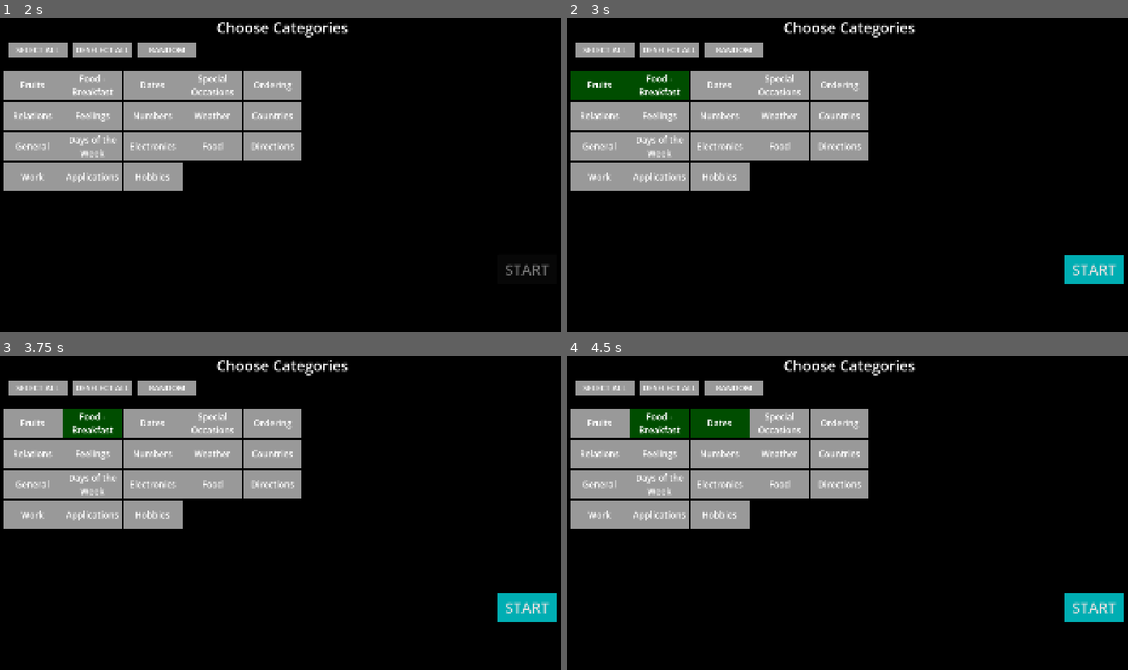
Above: before the commit, frames 1-4 (two rows, left to right).
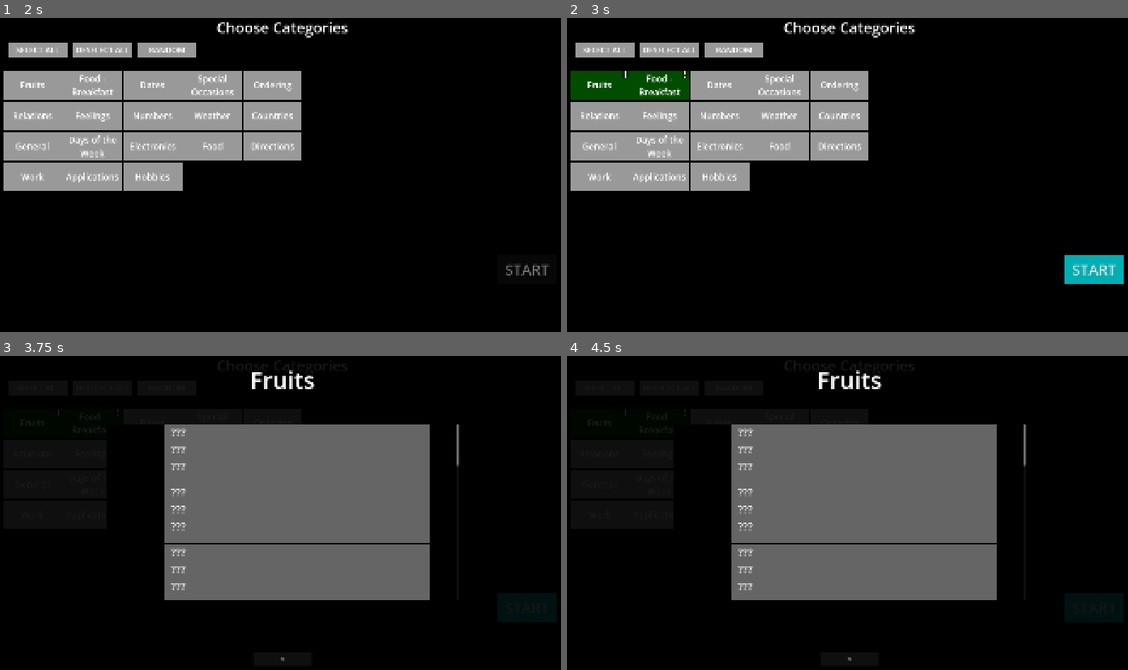
Above: after the commit, the same moments.

Repository: mathew-tran/chinese-learner
Game: Godot game, scene res://Scenes/Main.tscn
The game is run twice, just before and just after one commit, with the same random seed, the same clock (stepped at 60 frames per second) and the same inputs.
Inputs (mouse positions are in pixels of both pictures, inside the frame that each line leads up to):
- Up to frame 1 (2 s): click (291, 196) at 0.52 s; type "Alex" at 0.6 s; click "Resource" at 1.25 s
- Up to frame 2 (3 s): click "Fruits" at 2 s; click "Food - Breakfast" at 2.75 s
- Up to frame 3 (3.75 s): click (56, 412) at 3.52 s
- Up to frame 4 (4.5 s): click "Dates" at 4.25 s

Frame 1 is identical in both runs. In frame 2, less than 0.1% of the frame differs, in the area x 9-22%, y 16-20%; in frame 3, 41%; in frame 4, 41%, in the area x 0-100%, y 1-98%.
Error in both runs: Invalid access of index '0' on a base object of type: 'PackedStringArray'. (res://Scripts/Autoloads/Helper.gd:10)

Commit message:
working on sentence history -- showing player history of how well they do with certain sentences

Diff:
--- a/DataTypes/ResultData.gd
+++ b/DataTypes/ResultData.gd
@@ -13,6 +13,30 @@
 func HasPassed():
 	return Correct == 1 and Tries <= 0 and Skipped <= 0
 
+func GetData():
+	return {
+		"Tries" : Tries,
+		"Skipped" : Skipped,
+		"Correct" : Correct,
+	}
+
+func LoadData(data):
+	Tries = data["Tries"]
+	Skipped = data["Skipped"]
+	Correct = data["Correct"]
+
+
+func CombineResult(resultDataJSON):
+	Tries += resultDataJSON["Tries"]
+	Skipped += resultDataJSON["Skipped"]
+	Correct += resultDataJSON["Correct"]
+
+func GetCorrectGuesses():
+	return Correct
+
+func GetTotalGuesses():
+	return Correct + Skipped + Tries
+
 func GetFailStatusString():
 	var str = ""
 	if Tries > 0:
--- a/DataTypes/SentenceData.gd
+++ b/DataTypes/SentenceData.gd
@@ -5,3 +5,6 @@
 @export_multiline var Sentence = ""
 @export_multiline var TranslatedSentence = ""
 @export_multiline var Pinyin = ""
+
+func GetUniqueID():
+	return resource_path.split("/")[-1]
--- /dev/null
+++ b/Prefabs/CategoryInfo.tscn
@@ -0,0 +1,69 @@
+[gd_scene load_steps=4 format=3 uid="uid://ns5w07dr7x6n"]
+
+[ext_resource type="Script" uid="uid://c4v8rtyt3k7a4" path="res://Scripts/CategoryInfo.gd" id="1_wqy42"]
+[ext_resource type="PackedScene" uid="uid://fbs0uuh22fl0" path="res://Prefabs/SentenceHistoryButton.tscn" id="2_ijrqy"]
+
+[sub_resource type="StyleBoxFlat" id="StyleBoxFlat_4kpch"]
+bg_color = Color(0, 0, 0, 0.901961)
+
+[node name="CategoryInfo" type="Panel"]
+custom_minimum_size = Vector2(1920, 1080)
+anchors_preset = 15
+anchor_right = 1.0
+anchor_bottom = 1.0
+grow_horizontal = 2
+grow_vertical = 2
+theme_override_styles/panel = SubResource("StyleBoxFlat_4kpch")
+script = ExtResource("1_wqy42")
+
+[node name="ExitButton" type="Button" parent="."]
+custom_minimum_size = Vector2(200, 50)
+layout_mode = 1
+anchors_preset = 7
+anchor_left = 0.5
+anchor_top = 1.0
+anchor_right = 0.5
+anchor_bottom = 1.0
+offset_left = -100.0
+offset_top = -65.0
+offset_right = 100.0
+offset_bottom = -15.0
+grow_horizontal = 2
+grow_vertical = 0
+text = "X"
+
+[node name="Title" type="Label" parent="."]
+layout_mode = 1
+anchors_preset = 10
+anchor_right = 1.0
+offset_bottom = 178.0
+grow_horizontal = 2
+theme_override_font_sizes/font_size = 80
+text = "CATEGORYNAME"
+horizontal_alignment = 1
+vertical_alignment = 1
+
+[node name="ScrollContainer" type="ScrollContainer" parent="."]
+custom_minimum_size = Vector2(1200, 600)
+layout_mode = 1
+anchors_preset = 8
+anchor_left = 0.5
+anchor_top = 0.5
+anchor_right = 0.5
+anchor_bottom = 0.5
+offset_left = -300.0
+offset_top = -300.0
+offset_right = 300.0
+offset_bottom = 300.0
+grow_horizontal = 2
+grow_vertical = 2
+horizontal_scroll_mode = 0
+
+[node name="VBoxContainer" type="VBoxContainer" parent="ScrollContainer"]
+layout_mode = 2
+alignment = 1
+
+[node name="Button" parent="ScrollContainer/VBoxContainer" instance=ExtResource("2_ijrqy")]
+layout_mode = 2
+
+[connection signal="button_up" from="ExitButton" to="." method="_on_exit_button_button_up"]
--- /dev/null
+++ b/Prefabs/GradeBox.tscn
@@ -0,0 +1,34 @@
+[gd_scene load_steps=2 format=3 uid="uid://b21ykfis8l3sp"]
+
+[ext_resource type="Script" uid="uid://cox44da5n5b4c" path="res://Scripts/GradeBox.gd" id="1_k7uxw"]
+
+[node name="GradeBox" type="VBoxContainer"]
+offset_right = 200.0
+offset_bottom = 202.0
+alignment = 1
+script = ExtResource("1_k7uxw")
+
+[node name="GradeLabel" type="Label" parent="."]
+self_modulate = Color(0, 0, 0, 1)
+layout_mode = 2
+text = "GRADE"
+horizontal_alignment = 1
+
+[node name="GradeValue" type="Label" parent="."]
+self_modulate = Color(0, 0, 0, 1)
+layout_mode = 2
+theme_override_font_sizes/font_size = 70
+text = "A"
+horizontal_alignment = 1
+
+[node name="Accuracy" type="Label" parent="."]
+self_modulate = Color(0, 0, 0, 1)
+layout_mode = 2
+text = "81.2%"
+horizontal_alignment = 1
+
+[node name="Stat" type="Label" parent="."]
+self_modulate = Color(0, 0, 0, 1)
+layout_mode = 2
+text = "62/100"
+horizontal_alignment = 1
--- a/Prefabs/ModuleButton.tscn
+++ b/Prefabs/ModuleButton.tscn
@@ -1,6 +1,7 @@
-[gd_scene load_steps=5 format=3 uid="uid://lcb1uuqo0eie"]
+[gd_scene load_steps=6 format=3 uid="uid://lcb1uuqo0eie"]
 
 [ext_resource type="Script" uid="uid://txvenq2okq17" path="res://Scripts/ModuleButton.gd" id="1_y0ekh"]
+[ext_resource type="Texture2D" uid="uid://jqit24a50vlk" path="res://Art/Info.png" id="2_3v3jo"]
 
 [sub_resource type="StyleBoxFlat" id="StyleBoxFlat_y0ekh"]
 
@@ -28,4 +29,17 @@
 vertical_alignment = 1
 autowrap_mode = 2
 
+[node name="InfoButton" type="Button" parent="."]
+custom_minimum_size = Vector2(50, 50)
+layout_mode = 0
+offset_left = 175.0
+offset_right = 225.0
+offset_bottom = 50.0
+scale = Vector2(0.5, 0.5)
+theme_override_font_sizes/font_size = 30
+icon = ExtResource("2_3v3jo")
+icon_alignment = 1
+expand_icon = true
+
 [connection signal="button_up" from="." to="." method="_on_button_up"]
+[connection signal="button_up" from="InfoButton" to="." method="_on_info_button_button_up"]
--- /dev/null
+++ b/Prefabs/SentenceHistoryButton.tscn
@@ -0,0 +1,65 @@
+[gd_scene load_steps=8 format=3 uid="uid://fbs0uuh22fl0"]
+
+[ext_resource type="Script" uid="uid://dv4bx80m6fjbo" path="res://Scripts/SentenceHistoryButton.gd" id="1_ifqeg"]
+[ext_resource type="Resource" uid="uid://5fvmr26kkxty" path="res://Content/Topics/Dayoftheweek/Sentence_Weekend.tres" id="2_jeb25"]
+[ext_resource type="PackedScene" uid="uid://b21ykfis8l3sp" path="res://Prefabs/GradeBox.tscn" id="3_h3xht"]
+
+[sub_resource type="StyleBoxFlat" id="StyleBoxFlat_wqy42"]
+
+[sub_resource type="StyleBoxFlat" id="StyleBoxFlat_ijrqy"]
+
+[sub_resource type="StyleBoxFlat" id="StyleBoxFlat_bo8vk"]
+
+[sub_resource type="StyleBoxFlat" id="StyleBoxFlat_jeb25"]
+bg_color = Color(1, 1, 1, 1)
+
+[node name="Button" type="Button"]
+custom_minimum_size = Vector2(1100, 200)
+theme_override_styles/hover = SubResource("StyleBoxFlat_wqy42")
+theme_override_styles/pressed = SubResource("StyleBoxFlat_ijrqy")
+theme_override_styles/normal = SubResource("StyleBoxFlat_bo8vk")
+script = ExtResource("1_ifqeg")
+SentenceRef = ExtResource("2_jeb25")
+
+[node name="HBoxContainer" type="HBoxContainer" parent="."]
+layout_mode = 0
+offset_right = 40.0
+offset_bottom = 40.0
+theme_override_constants/separation = 20
+
+[node name="Panel" type="Panel" parent="HBoxContainer"]
+custom_minimum_size = Vector2(200, 200)
+layout_mode = 2
+theme_override_styles/panel = SubResource("StyleBoxFlat_jeb25")
+
+[node name="GradeBox" parent="HBoxContainer/Panel" instance=ExtResource("3_h3xht")]
+layout_mode = 0
+
+[node name="VBoxContainer" type="VBoxContainer" parent="HBoxContainer"]
+layout_mode = 2
+
+[node name="Pinyin" type="Label" parent="HBoxContainer/VBoxContainer"]
+custom_minimum_size = Vector2(800, 0)
+layout_mode = 2
+theme_override_font_sizes/font_size = 37
+text = "shou ji"
+vertical_alignment = 1
+autowrap_mode = 2
+
+[node name="TargetText" type="Label" parent="HBoxContainer/VBoxContainer"]
+custom_minimum_size = Vector2(800, 0)
+layout_mode = 2
+theme_override_font_sizes/font_size = 37
+text = "手机"
+vertical_alignment = 1
+autowrap_mode = 2
+
+[node name="TranslatedText" type="Label" parent="HBoxContainer/VBoxContainer"]
+custom_minimum_size = Vector2(800, 0)
+layout_mode = 2
+theme_override_font_sizes/font_size = 37
+text = "Cell phone"
+vertical_alignment = 1
+autowrap_mode = 2
+
+[connection signal="button_up" from="." to="." method="_on_button_up"]
--- a/Scenes/Main.tscn
+++ b/Scenes/Main.tscn
@@ -11,6 +11,7 @@
 [ext_resource type="PackedScene" uid="uid://vkci5daj3uyn" path="res://Prefabs/LanguagePopup.tscn" id="9_vy5pj"]
 [ext_resource type="PackedScene" uid="uid://t1hi81lqi50s" path="res://Prefabs/TopicSelection.tscn" id="10_bmxlf"]
 [ext_resource type="PackedScene" uid="uid://ba4p4wb67v05u" path="res://Prefabs/ResultsScreen.tscn" id="11_4kpch"]
+[ext_resource type="PackedScene" uid="uid://ns5w07dr7x6n" path="res://Prefabs/CategoryInfo.tscn" id="12_grg3l"]
 
 [sub_resource type="StyleBoxFlat" id="StyleBoxFlat_50glp"]
 bg_color = Color(0, 0, 0, 1)
@@ -18,7 +19,7 @@
 [sub_resource type="StyleBoxFlat" id="StyleBoxFlat_vy5pj"]
 bg_color = Color(0, 0.728248, 0.0423615, 1)
 
-[node name="Game" type="Node2D" node_paths=PackedStringArray("TargetText", "PlayerText", "TranslatedText", "AnswerSymbol")]
+[node name="Game" type="Node2D" node_paths=PackedStringArray("TargetText", "PlayerText", "TranslatedText", "AnswerSymbol") groups=["Game"]]
 script = ExtResource("1_r150o")
 Sentence = ExtResource("2_rgh2o")
 TargetText = NodePath("Panel/TargetSentence")
@@ -184,6 +185,11 @@
 grow_horizontal = 1
 grow_vertical = 1
 
+[node name="CategoryInfo" parent="." instance=ExtResource("12_grg3l")]
+visible = false
+offset_right = 1920.0
+offset_bottom = 1080.0
+
 [connection signal="CompletedTalking" from="Panel/TargetSentence" to="." method="_on_target_sentence_completed_talking"]
 [connection signal="OnEnterPressed" from="Panel/TextEdit" to="." method="_on_text_edit_on_enter_pressed"]
 [connection signal="text_changed" from="Panel/TextEdit" to="Panel/TextEdit" method="_on_text_changed"]
--- /dev/null
+++ b/Scripts/Autoloads/Finder.gd
@@ -0,0 +1,4 @@
+extends Node
+
+func GetGame():
+	return get_tree().get_nodes_in_group("Game")[0]
--- a/Scripts/Autoloads/GameData.gd
+++ b/Scripts/Autoloads/GameData.gd
@@ -33,6 +33,27 @@
 	OnLoaded.emit()
 	bLoaded = true
 
+func GetResultData():
+	if Data.has("Results"):
+		return Data["Results"]
+	Data["Results"] = {}
+
+func GetSentenceResult(sentence : SentenceData):
+	var resourceID = sentence.GetUniqueID()
+	GetResultData()
+	if Data.has("Results"):
+		if Data["Results"].has(resourceID):
+			return Data["Results"][resourceID]
+	return null
+
+func UpdateResult(resultData : ResultData):
+	var resourceID = resultData.Sentence.GetUniqueID()
+	GetResultData()
+	if Data.has("Results"):
+		if Data["Results"].has(resourceID):
+			var cachedResult = Data["Results"][resourceID]
+			resultData.CombineResult(cachedResult)
+		Data["Results"][resourceID] = resultData.GetData()
 
 func AwaitValue(key):
 	while bLoaded == false:
@@ -46,4 +67,3 @@
 
 func SetValue(key, value):
 	Data[key] = value
-	Save()
--- a/Scripts/Autoloads/Helper.gd
+++ b/Scripts/Autoloads/Helper.gd
@@ -38,3 +38,20 @@
 			file_paths.append(file_path)
 		file_name = dir.get_next()
 	return file_paths
+
+func GetGradeText(percent):
+	var str = GetGrade(percent)
+	str += "  (" + str(snapped((percent * 100), .01)) + "%)"
+	return str
+
+func GetGrade(percent):
+	percent *= 100
+	if percent <= 59.9:
+		return "F"
+	if percent <= 69.9:
+		return "D"
+	if percent <= 79.9:
+		return "C"
+	if percent <= 89.9:
+		return "B"
+	return "A"
--- /dev/null
+++ b/Scripts/CategoryInfo.gd
@@ -0,0 +1,25 @@
+extends Panel
+
+var ModuleRef : ModuleData
+
+@onready var SentenceHolder = $ScrollContainer/VBoxContainer
+var SentenceHistoryButtonClass = preload("res://Prefabs/SentenceHistoryButton.tscn")
+
+func Update(moduleToShow):
+	ModuleRef = moduleToShow
+	$ScrollContainer.scroll_vertical = 0
+	$Title.text = ModuleRef.ModuleName
+
+	for sentence in SentenceHolder.get_children():
+		sentence.queue_free()
+
+	for sentence in ModuleRef.GetData():
+		var instance =  SentenceHistoryButtonClass.instantiate()
+		instance.SentenceRef = load(sentence)
+		SentenceHolder.add_child(instance)
+
+	visible = true
+
+
+func _on_exit_button_button_up() -> void:
+	visible = false
--- a/Scripts/Game.gd
+++ b/Scripts/Game.gd
@@ -1,4 +1,6 @@
 extends Node2D
+
+class_name Game
 
 @export var Sentence : SentenceData
 
@@ -17,7 +19,8 @@
 enum STATE {
 	SELECT_TEST,
 	DOING_TEST,
-	RESULTS
+	RESULTS,
+	CATEGORY_INFO
 }
 
 var CurrentState = STATE.SELECT_TEST
@@ -36,6 +39,8 @@
 	if CurrentState == STATE.RESULTS:
 		$ResultsScreen.Show(Results)
 
+func ShowCategoryInfo(module):
+	$CategoryInfo.Update(module)
 
 func ChooseNextSentence():
 	$Panel/ProgressBar.value = Index
--- /dev/null
+++ b/Scripts/GradeBox.gd
@@ -0,0 +1,8 @@
+extends VBoxContainer
+
+
+func Setup(value, totalValue):
+	var percent = float(value) / float(totalValue)
+	$GradeValue.text = Helper.GetGrade(percent)
+	$Accuracy.text = "  (" + str(snapped((percent * 100), .01)) + "%)"
+	$Stat.text = str(int(value)) + "/" + str(int(totalValue))
--- a/Scripts/ModuleButton.gd
+++ b/Scripts/ModuleButton.gd
@@ -22,8 +22,10 @@
 	CurrentState = newState
 	if CurrentState == STATE.SELECTED:
 		self_modulate = Color.WEB_GREEN
+		$InfoButton.visible = true
 	else:
 		self_modulate = Color.WHITE
+		$InfoButton.visible = false
 	Updated.emit()
 
 func IsSelected():
@@ -34,3 +36,8 @@
 
 func SetSelection(newState : STATE):
 	ChangeState(newState)
+
+
+
+func _on_info_button_button_up() -> void:
+	Finder.GetGame().ShowCategoryInfo(ModuleRef)
--- a/Scripts/ResultsScreen.gd
+++ b/Scripts/ResultsScreen.gd
@@ -48,16 +48,18 @@
 	var length = len(results)
 
 	var percent = float(correct) / float(len(results))
-	var grade = GetGrade(percent)
+	var grade = Helper.GetGrade(percent)
 	SaySomethingBasedOnGrade(grade)
-	grade += "  (" + str(snapped((percent * 100), .01)) + "%)"
 
 	$VBoxContainer/Correct.Show("Correct", correct)
 	$VBoxContainer/Incorrect.Show("Incorrect", incorrect)
 	$VBoxContainer/Skips.Show("Skips", skips)
 	$VBoxContainer/Total.Show("Total", total)
-	$VBoxContainer/Grade.Show("Grade", grade)
+	$VBoxContainer/Grade.Show("Grade", Helper.GetGradeText(percent))
 	visible = true
+	for result in results:
+		GameData.UpdateResult(result)
+
 	for result in results:
 		var text = str(index + 1) + "/" + str(length)
 		index += 1
@@ -66,6 +68,8 @@
 		instance.Show(result, text)
 		instance.OnButtonPressed.connect(OnButtonPressed)
 		await get_tree().create_timer(.1).timeout
+
+	GameData.Save()
 
 func SaySomethingBasedOnGrade(grade):
 	var text = "You got a " + grade + ". "
@@ -85,17 +89,6 @@
 		text += AWords.pick_random()
 	Helper.SayTranslatedSentence(text)
 
-func GetGrade(percent):
-	percent *= 100
-	if percent <= 59.9:
-		return "F"
-	if percent <= 69.9:
-		return "D"
-	if percent <= 79.9:
-		return "C"
-	if percent <= 89.9:
-		return "B"
-	return "A"
 
 func OnButtonPressed(sentence):
 	Helper.SaySentence(sentence.Sentence)
--- /dev/null
+++ b/Scripts/SentenceHistoryButton.gd
@@ -0,0 +1,34 @@
+extends Button
+
+class_name SentenceHistoryButton
+
+@export var SentenceRef : SentenceData
+
+@onready var PinyinText = $HBoxContainer/VBoxContainer/Pinyin
+@onready var TargetText = $HBoxContainer/VBoxContainer/TargetText
+@onready var TranslatedText = $HBoxContainer/VBoxContainer/TranslatedText
+
+func _ready() -> void:
+	var result = GameData.GetSentenceResult(SentenceRef)
+	if result:
+		PinyinText.text = SentenceRef.Pinyin
+		TargetText.text = SentenceRef.Sentence
+		TranslatedText.text = SentenceRef.TranslatedSentence
+		$HBoxContainer/Panel.self_modulate = Color.WHITE
+
+		var sentenceResult = ResultData.new()
+		sentenceResult.CombineResult(result)
+		$HBoxContainer/Panel/GradeBox.Setup(sentenceResult.GetCorrectGuesses(), sentenceResult.GetTotalGuesses())
+	else:
+		PinyinText.text = "???"
+		TargetText.text = "???"
+		TranslatedText.text = "???"
+		self_modulate = Color.DARK_GRAY
+		$HBoxContainer/Panel.self_modulate = Color.BLACK
+
+
+
+
+func _on_button_up() -> void:
+	if PinyinText.text != "???":
+		Helper.SaySentence(SentenceRef.Sentence)
--- a/Scripts/TopicSelection.gd
+++ b/Scripts/TopicSelection.gd
@@ -6,6 +6,7 @@
 var ModuleButtonClass = preload("res://Prefabs/ModuleButton.tscn")
 
 signal ButtonPressed
+signal ModulePressed(module)
 
 func _ready() -> void:
 	Setup()
@@ -25,6 +26,7 @@
 func OnUpdated():
 	var modules = GetSelectedModules()
 	$StartButton.disabled = len(modules) == 0
+
 
 func GetSelectedModules() -> Array[ModuleData]:
 	var selectedModules : Array[ModuleData]
--- a/project.godot
+++ b/project.godot
@@ -23,6 +23,7 @@
 
 Helper="*res://Scripts/Autoloads/Helper.gd"
 GameData="*res://Scripts/Autoloads/GameData.gd"
+Finder="*res://Scripts/Autoloads/Finder.gd"
 
 [display]
 
Binary file added: Art/Info.png
Not shown, added: Art/Info.png.import
Not shown: 1 places in Scenes/Main.tscn that only renumber resources
Not shown, added: Scripts/Autoloads/Finder.gd.uid
Not shown, added: Scripts/CategoryInfo.gd.uid
Not shown, added: Scripts/GradeBox.gd.uid
Not shown, added: Scripts/SentenceHistoryButton.gd.uid
